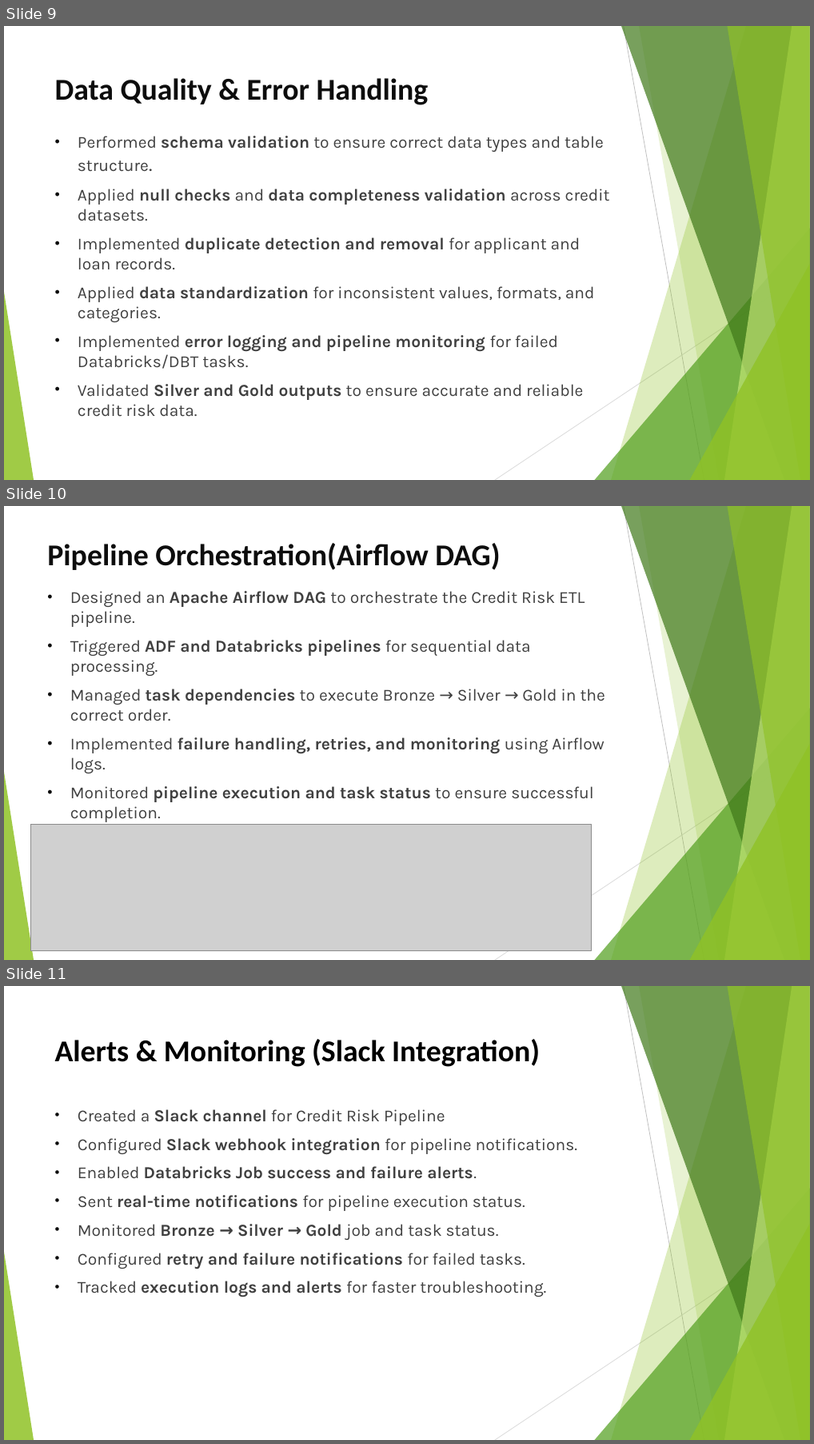
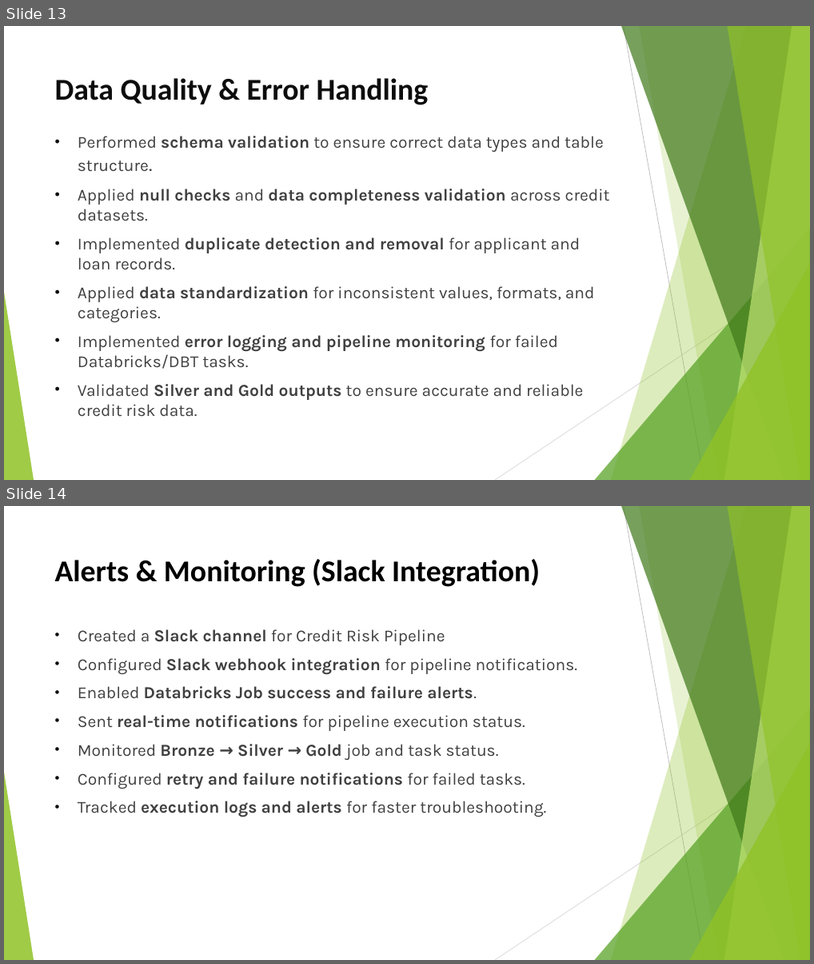
Before and after one commit to Bellamkondakumaraswamy/Credit-Risk-Assessment-Pipeline, a slide deck: Credit Risk Assessment Pipeline PPTX.pptx. Shown one above the other, each under a label of ours: slides 9, 10 and 11 before the commit, slides 13 and 14 after it. The pictures are 814x1444 and 814x964 pixels, drawn with LibreOffice and Linux fonts; fonts in the diff are those of the drawing; grey boxes stand for pictures. Boxes give left, top, right and bottom in pixels: in the first picture for what was removed or moved away, otherwise in the second. Text is boxed around its words. In the diff, an @@ line names an element or a change of style, - is before the commit and + after.

Commit message:
Add credit risk analysis files

```diff
--- a/Credit Risk Assessment Pipeline PPTX.pptx
+++ b/Credit Risk Assessment Pipeline PPTX.pptx
@@ slide 10 removed at [4, 506, 810, 960], background #FFFFFF; not listed: 10 template elements that a slide beside it also shows @@
@@ title removed at [47, 543, 500, 570] @@
-Pipeline Orchestration(Airflow DAG)
@@ text removed at [70, 591, 606, 822] @@
-• Designed an Apache Airflow DAG to orchestrate the Credit Risk ETL pipeline.
-• Triggered ADF and Databricks pipelines for sequential data processing.
-• Managed task dependencies to execute Bronze → Silver → Gold in the correct order.
-• Implemented failure handling, retries, and monitoring using Airflow logs.
-• Monitored pipeline execution and task status to ensure successful completion.
@@ picture removed at [31, 824, 592, 951] @@
@@ what was slide 9 is now slide 13 @@
@@ what was slide 11 is now slide 14 @@
```
Also in this commit, not shown: 7 slides changed, 5 slides added, 5 other slides removed, 16 other files.
